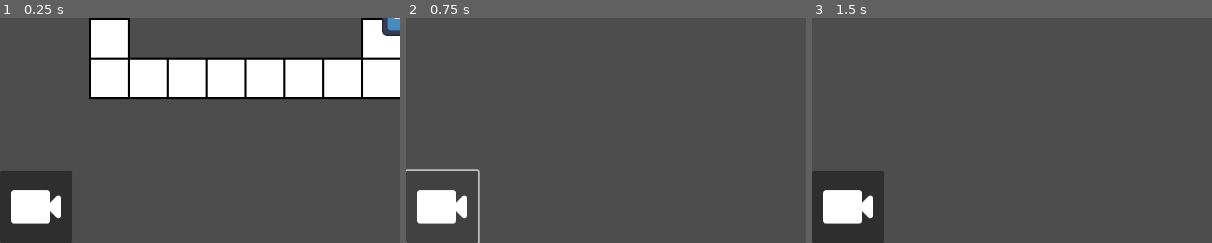
Above: before the commit, frames 1-3 (left to right).
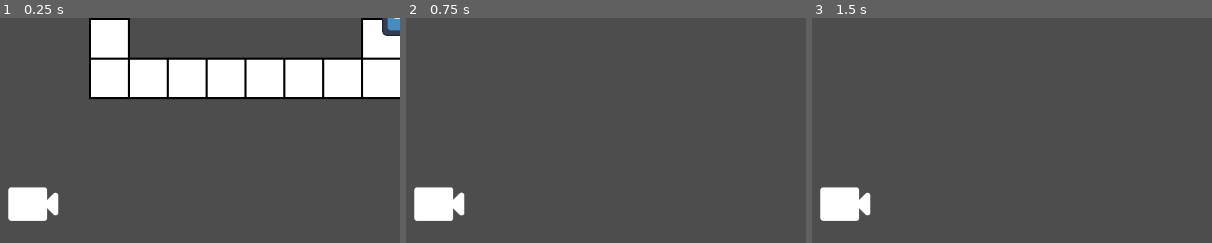
Above: after the commit, the same moments.

Repository: hfxbse/mparty
Game: Godot game, scene res://main/main.tscn
Same seed, same stepped clock (60 frames per second), same inputs: the game is played once before the commit and once after it. The engine's default icon, where the game draws it, is replaced by a stand-in: a white triangle on a blue panel in a dark square.
Inputs (mouse positions are % of the whole screen's width and height, from its top left):
- Up to frame 1 (0.25 s): no input
- Up to frame 2 (0.75 s): click (5, 92) at 0.5 s
- Up to frame 3 (1.5 s): click "MOVE" at 1.25 s
The pictures show only the part of the screen within x 0-50%, y 50-100%; the shares and areas given below are measured in that part.

The runs differ from the first frame. In frame 1, 4.4% of the frame differs, in the area x 0-18%, y 68-100%; in frame 2, 0.9%; in frame 3, 4.4%.

Commit message:
Fixed Camera Button

Diff:
--- a/hud.tscn
+++ b/hud.tscn
@@ -6,12 +6,16 @@
 [node name="HUD" type="CanvasLayer"]
 script = ExtResource("1_usqta")
 
-[node name="MenuButton" type="Button" parent="."]
+[node name="MenuButton" type="TextureButton" parent="."]
 offset_top = 544.0
 offset_right = 104.0
 offset_bottom = 648.0
 size_flags_horizontal = 0
 size_flags_vertical = 8
-icon = ExtResource("1_hgasm")
+texture_normal = ExtResource("1_hgasm")
+texture_pressed = ExtResource("1_hgasm")
+texture_hover = ExtResource("1_hgasm")
+texture_disabled = ExtResource("1_hgasm")
+texture_focused = ExtResource("1_hgasm")
 
 [connection signal="pressed" from="MenuButton" to="." method="_on_menu_button_pressed"]
